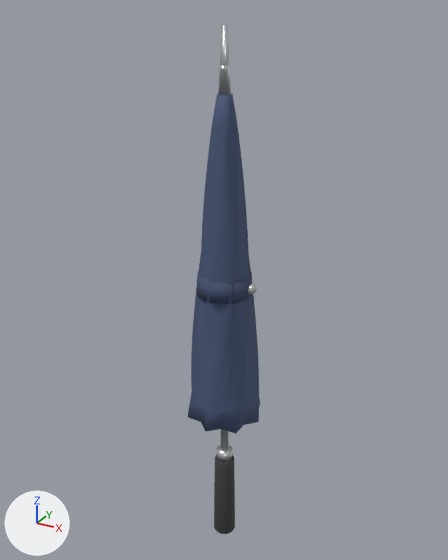
A saved change to the glTF model assets/props/weapons/umbrella.glb.
Before and after are seen from a 50 mm lens placed at (0.342, -0.623, 0.618), pointed at (-0.011, 0.018, 0.297). Every picture has the same lights, and +X, +Y and +Z are marked at lower left. The older version comes first. Vertices at exactly the same position are counted once.

Names of what the first picture shows: 'Umbrella_Canopy', 'Umbrella_Grip', 'Umbrella_Strap', 'Umbrella_Tip' and 3 more.
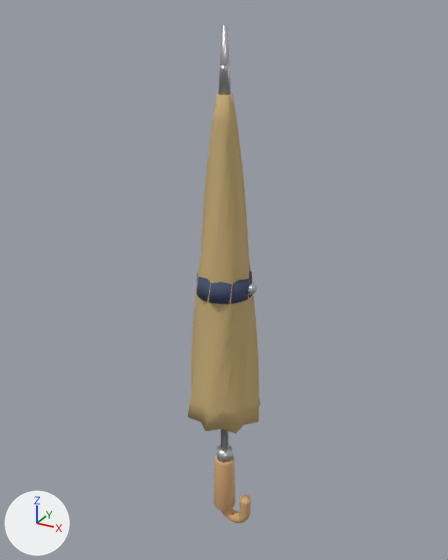
Where the newer file only moved an object's origin or applied its transform, the numbers keep the older frame.

What differs and where, as boxes [x1, y1, x2, y2] in the pictures (448 x 560 px; the box of a moved part takes in the faces that stretch with it):
```json
{"object": "Umbrella_Canopy", "change": "recoloured", "before": [188, 94, 260, 434], "after": [188, 94, 260, 434], "on screen": "dark blue to brown"}
{"object": "Umbrella_Grip", "change": "recoloured, reshaped", "before": [214, 455, 235, 534], "after": [214, 455, 235, 511], "on screen": "dark grey to beige, 29% shorter"}
{"object": "Umbrella_JHook", "change": "added", "after": [221, 495, 251, 523], "on screen": "beige"}
{"part": 1, "of": "me_cone", "change": "moved or reshaped", "before": [214, 461, 235, 534], "after": [214, 461, 235, 511]}
```

Edits to the scene script, one JSON object a line:
```json
{"op": "add", "block": "mat_umbrella_grip_honeywood_002", "code": ["mat_umbrella_grip_honeywood_002 = principled_material('Umbrella_Grip_HoneyWood.002')", "mat_umbrella_grip_honeywood_002.base_color = (0.66, 0.4, 0.18)  # beige #d4aa76", "mat_umbrella_grip_honeywood_002.roughness = 0.48"]}
{"op": "add", "block": "mat_umbrella_canopy_ochre_002", "code": ["mat_umbrella_canopy_ochre_002 = principled_material('Umbrella_Canopy_Ochre.002')", "mat_umbrella_canopy_ochre_002.base_color = (0.62, 0.45, 0.2)  # brown #ceb37c", "mat_umbrella_canopy_ochre_002.roughness = 0.85"]}
{"block": "me_umbrella_canopy", "where": "me_umbrella_canopy.from_pydata(...)  # 240 vertices, 476 faces; spans x -0.052..0.052, y -0.052..0.052, z 0.11..0.53"}
{"op": "remove", "block": "me_umbrella_canopy", "code": "me_umbrella_canopy.materials.append(mat_umbrella_canopy_navy)  # dark blue #4b597c"}
{"op": "add", "block": "me_umbrella_canopy", "code": "me_umbrella_canopy.materials.append(mat_umbrella_canopy_ochre_002)  # brown #ceb37c"}
{"block": "me_cone", "where": "# used by ob_umbrella_grip; location = (0.0, 0.0, -0.035)"}
{"op": "remove", "block": "me_cone", "code": "me_cone.from_pydata(...)  # 120 vertices, 236 faces; spans x -0.016..0.016, y -0.016..0.016, z -0.065..0.065"}
{"op": "remove", "block": "me_cone", "code": "me_cone.materials.append(mat_umbrella_grip_rubber)  # dark grey #3f3f42"}
{"op": "add", "block": "me_cone", "code": "me_cone.from_pydata(...)  # 120 vertices, 236 faces; spans x -0.016..0.016, y -0.016..0.016, z -0.02..0.065"}
{"block": "me_cone", "change": "me_cone part 1: all 60 vertices in x -0.016..0.016, y -0.016..0.016, z -0.065..-0.063 are moved by (0.0, 0.0, 0.045)"}
{"op": "add", "block": "me_cone", "code": "me_cone.materials.append(mat_umbrella_grip_honeywood_002)  # beige #d4aa76"}
{"op": "add", "block": "me_umbrella_jhook_002", "code": ["me_umbrella_jhook_002 = bpy.data.meshes.new('Umbrella_JHook.002')", "me_umbrella_jhook_002.from_pydata(...)  # 360 vertices, 716 faces; spans x -0.008..0.042, y -0.008..0.008, z -0.08..-0.03", "me_umbrella_jhook_002.materials.append(mat_umbrella_grip_honeywood_002)  # beige #d4aa76"]}
{"op": "add", "block": "ob_umbrella_jhook", "code": ["ob_umbrella_jhook = bpy.data.objects.new('Umbrella_JHook', me_umbrella_jhook_002)", "ob_umbrella_jhook.location = (0.0, 0.0, 0.0)"]}
```
